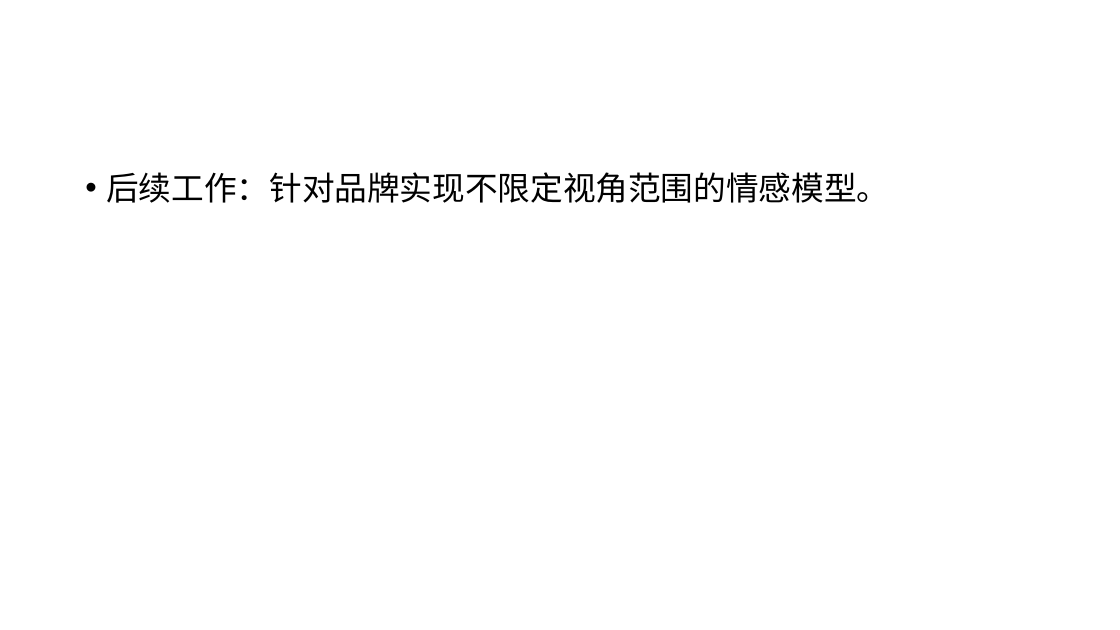
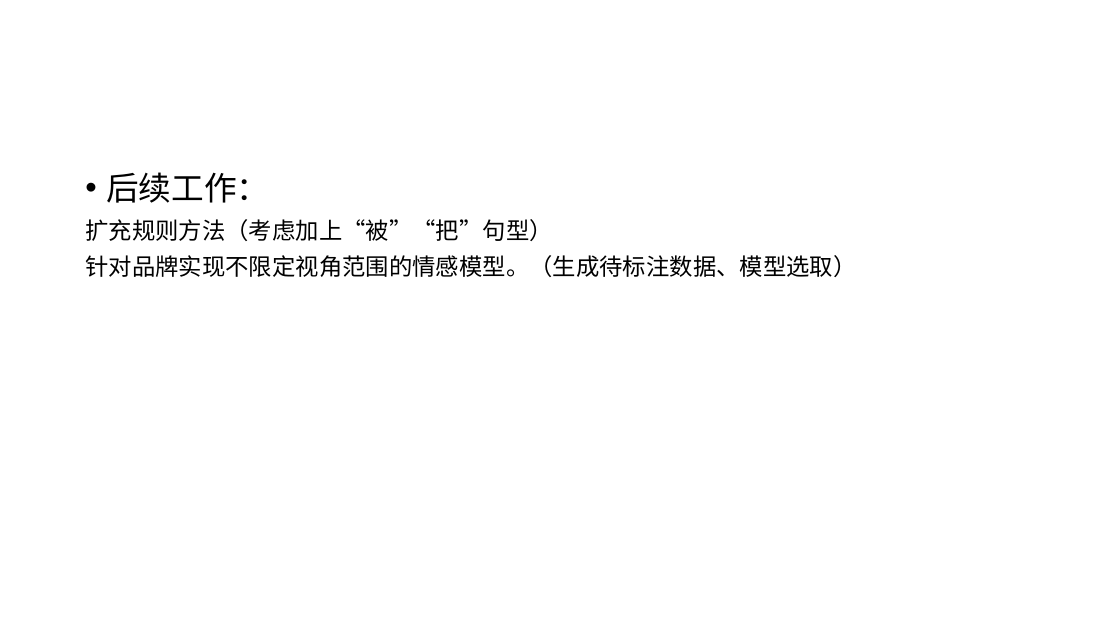
Before and after one commit to tyronedong/ad-os-exercise1, a slide deck: slide 3 of report/董天智20171130.pptx. Drawn at 1120x630 pixels with LibreOffice and Linux fonts; fonts in the diff are those of the drawing. Boxes give left, top, right and bottom in pixels: in the first picture for what was removed or moved away, otherwise in the second. Text is boxed around its words. In the diff, an @@ line names an element or a change of style, - is before the commit and + after.

```diff
--- a/report/董天智20171130.pptx
+++ b/report/董天智20171130.pptx
@@ text at [85,172,856,277]: text changed; size 28 to 20 pt @@
-• 后续工作：针对品牌实现不限定视角范围的情感模型。
+• 后续工作：
+扩充规则方法（考虑加上“被”“把”句型）
+针对品牌实现不限定视角范围的情感模型。（生成待标注数据、模型选取）
```
Also in this commit, not shown: 1 other slide changed, 1 other file.
